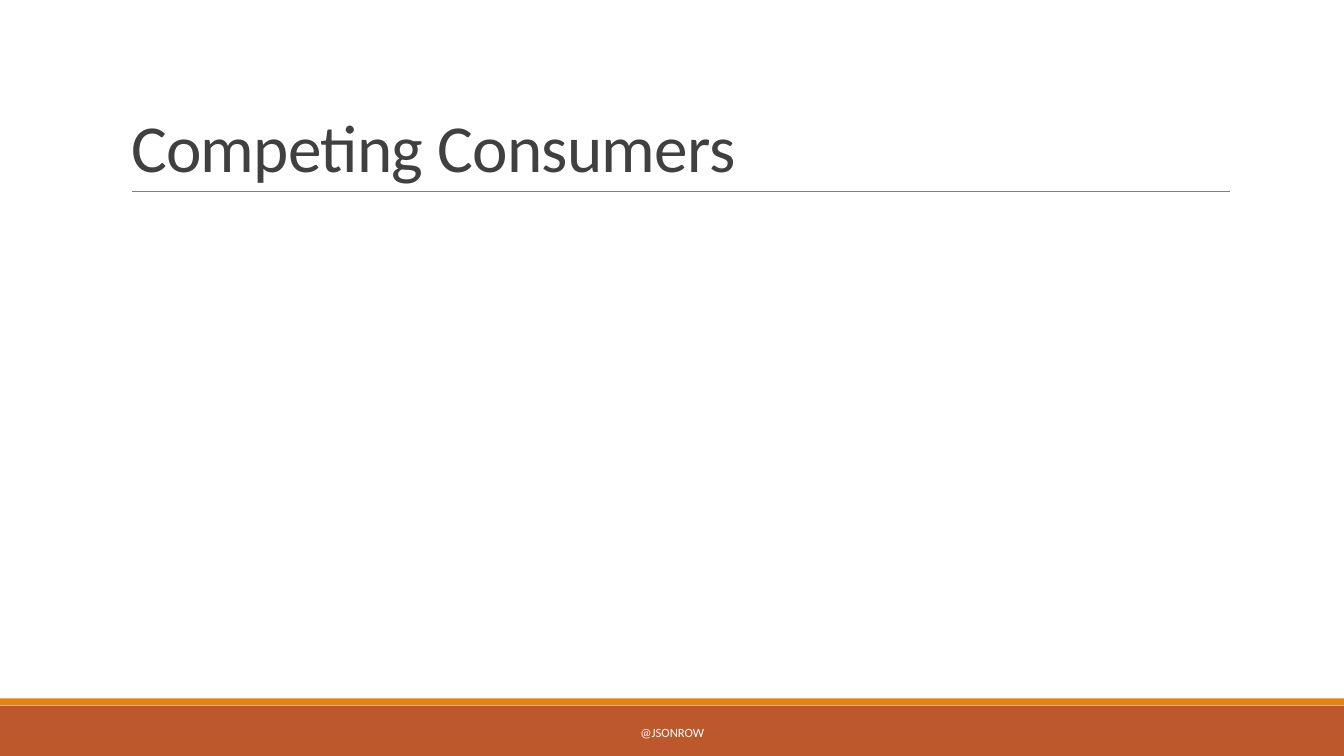
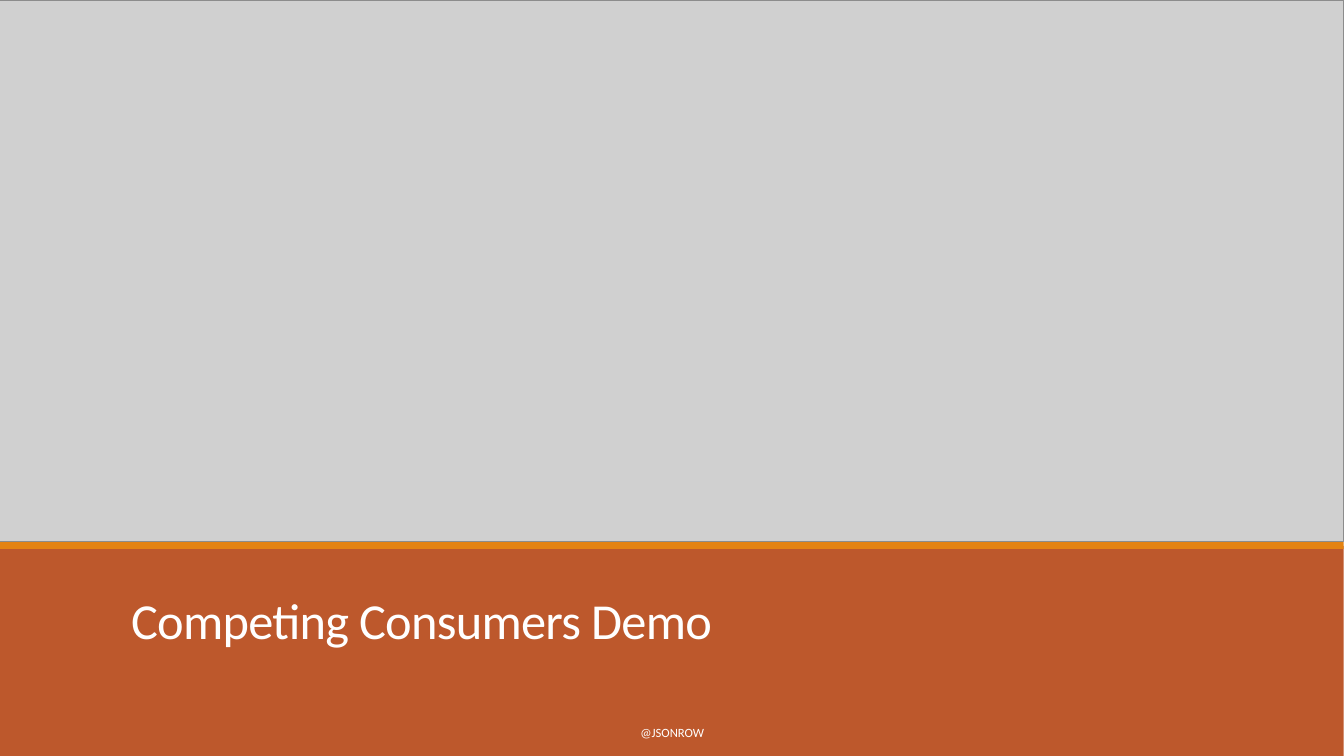
Before and after one commit to JasonRowe/TCCC23, a slide deck: slide 19 of Microservice_plumbing_with_RabbitMQ.pptx (slide 14 before the commit). Drawn at 1344x756 pixels with LibreOffice and Linux fonts; fonts in the diff are those of the drawing; grey boxes stand for pictures. Boxes give left, top, right and bottom in pixels: in the first picture for what was removed or moved away, otherwise in the second. Text is boxed around its words. In the diff, an @@ line names an element or a change of style, - is before the commit and + after.

```diff
--- a/Microservice_plumbing_with_RabbitMQ.pptx
+++ b/Microservice_plumbing_with_RabbitMQ.pptx
@@ picture added at [0, 0, 1344, 542] @@
@@ line removed from (131, 192) to (1230, 192) @@
@@ rectangle: place and size @@
-rectangle at [0, 706, 1344, 756]
+rectangle at [0, 546, 1344, 756]
@@ rectangle: place and size @@
-rectangle at [0, 699, 1344, 706]
+rectangle at [0, 542, 1344, 549]
@@ title at [131, 604, 712, 648]: text changed; size 48 to 36 pt; text colour #404040 to #FFFFFF @@
-Competing Consumers
+Competing Consumers Demo
```
Also in this commit, not shown: 10 other slides changed, 3 slides added, 11 slides removed, 5 other files.
